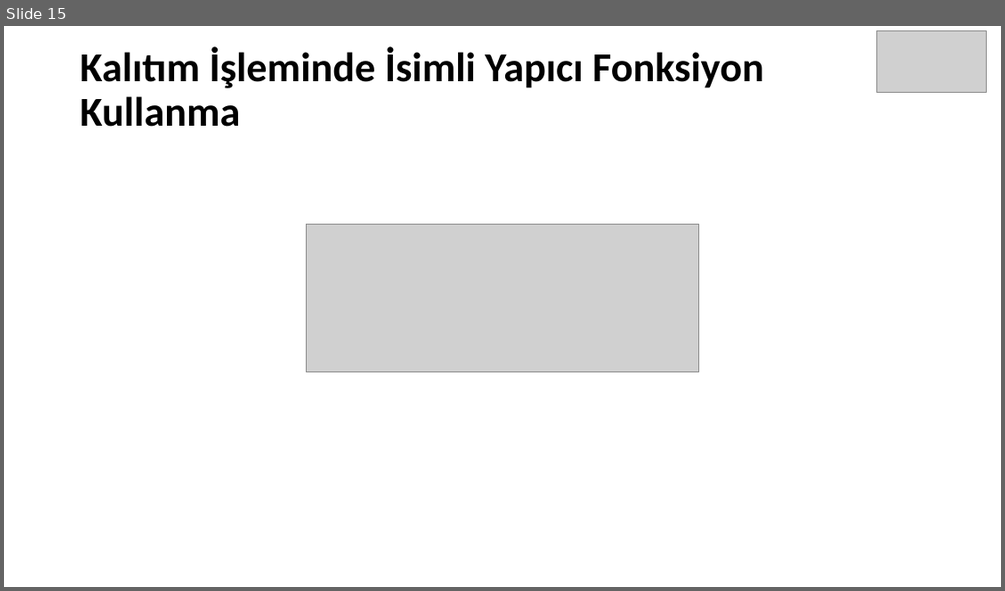
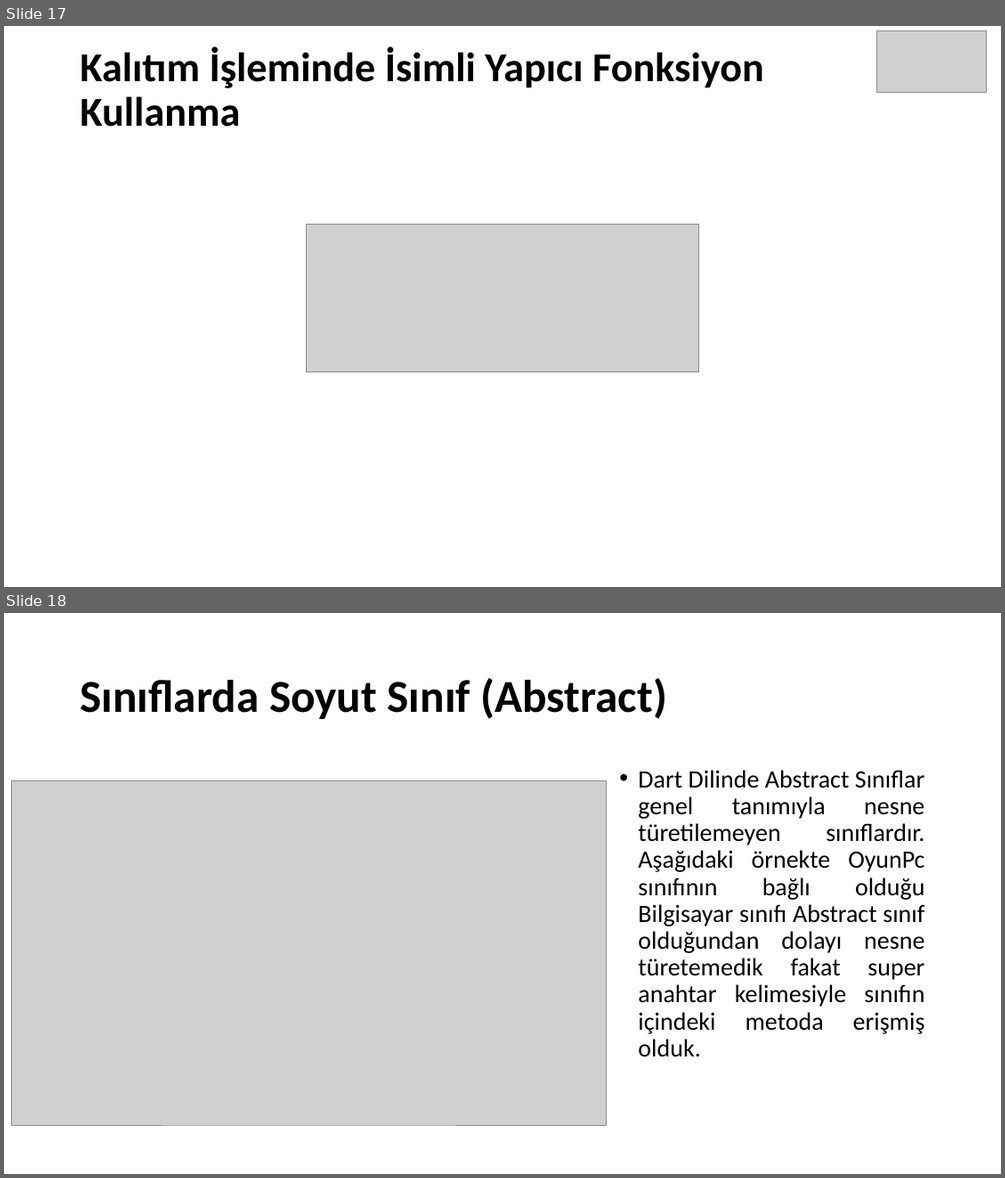
Before and after one commit to SevdanurGENC/Mobile-Programming-Lecture-Notes, a slide deck: Slides/DartProgramlamaDili_03.pptx. Shown one above the other, each under a label of ours: slide 15 before the commit, slides 17 and 18 after it. The pictures are 1005x591 and 1005x1178 pixels, drawn with LibreOffice and Linux fonts; fonts in the diff are those of the drawing; grey boxes stand for pictures. Boxes give left, top, right and bottom in pixels: in the first picture for what was removed or moved away, otherwise in the second. Text is boxed around its words. In the diff, an @@ line names an element or a change of style, - is before the commit and + after.

```diff
--- a/Slides/DartProgramlamaDili_03.pptx
+++ b/Slides/DartProgramlamaDili_03.pptx
@@ slide 18 added at (4,613,1001,1174), background #FFFFFF @@
@@ title added at (80,678,667,719), 44 pt, text #000000, bold @@
+Sınıflarda Soyut Sınıf (Abstract)
@@ text added at (638,770,925,1057), 24 pt, text #000000 @@
+• Dart Dilinde Abstract Sınıflar genel tanımıyla nesne türetilemeyen sınıflardır. Aşağıdaki örnekte OyunPc sınıfının bağlı olduğu Bilgisayar sınıfı Abstract sınıf olduğundan dolayı nesne türetemedik fakat super anahtar kelimesiyle sınıfın içindeki metoda erişmiş olduk.
@@ picture added at (11,781,606,1126) @@
@@ what was slide 15 is now slide 17 @@
```
Also in this commit, not shown: 1 slide changed, 3 other slides added, 1 slide removed, 1 other file.
